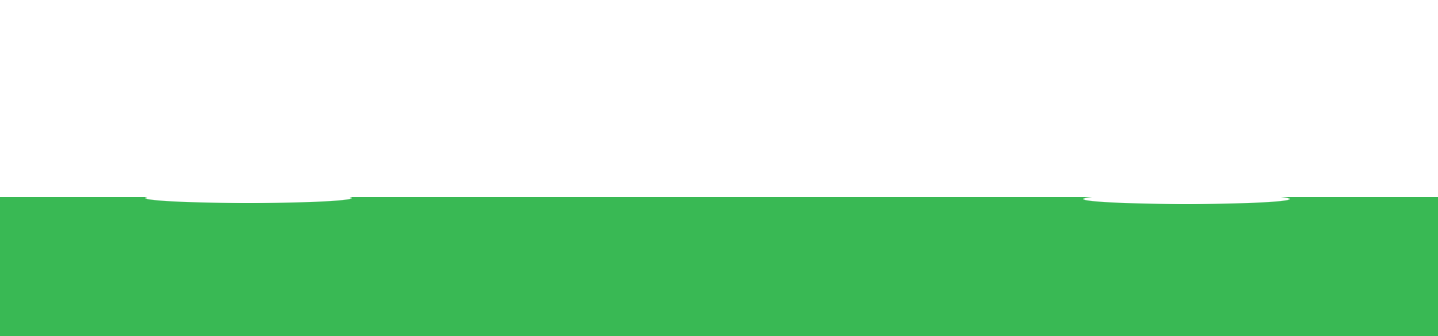
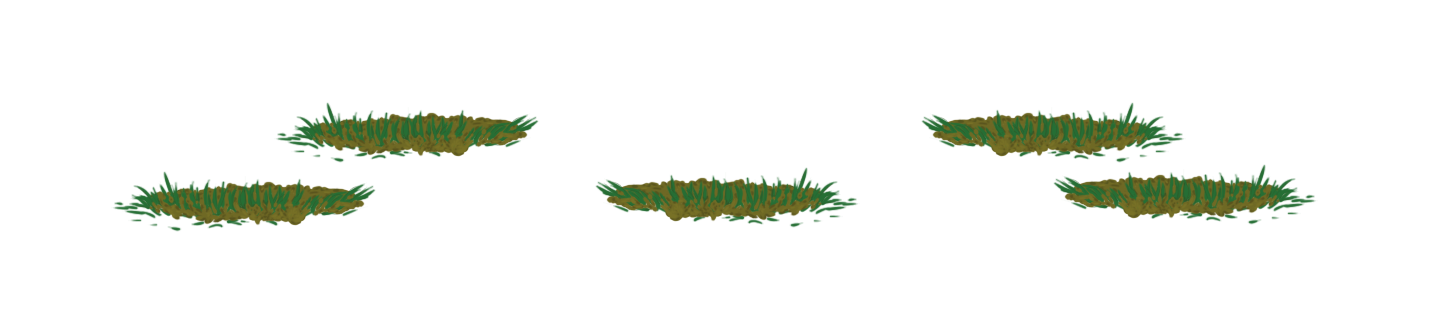
Layers edited between the first and the second 1438 x 336 image:
added layer "Group 1 copy 5" above "Group 1 copy 4" over <box>921,102,1186,163</box>
added layer "Group 1 copy 4" above "Group 1 copy 3" over <box>274,102,539,163</box>
added layer "Group 1 copy 3" above "Group 1 copy 2" over <box>595,167,860,228</box>
added layer "Group 1 copy 2" above "Group 1 copy" over <box>1053,164,1318,225</box>
added layer "Group 1 copy" above "Group 1" over <box>111,171,376,232</box>
hid "Layer 3" over <box>0,197,1438,336</box>
